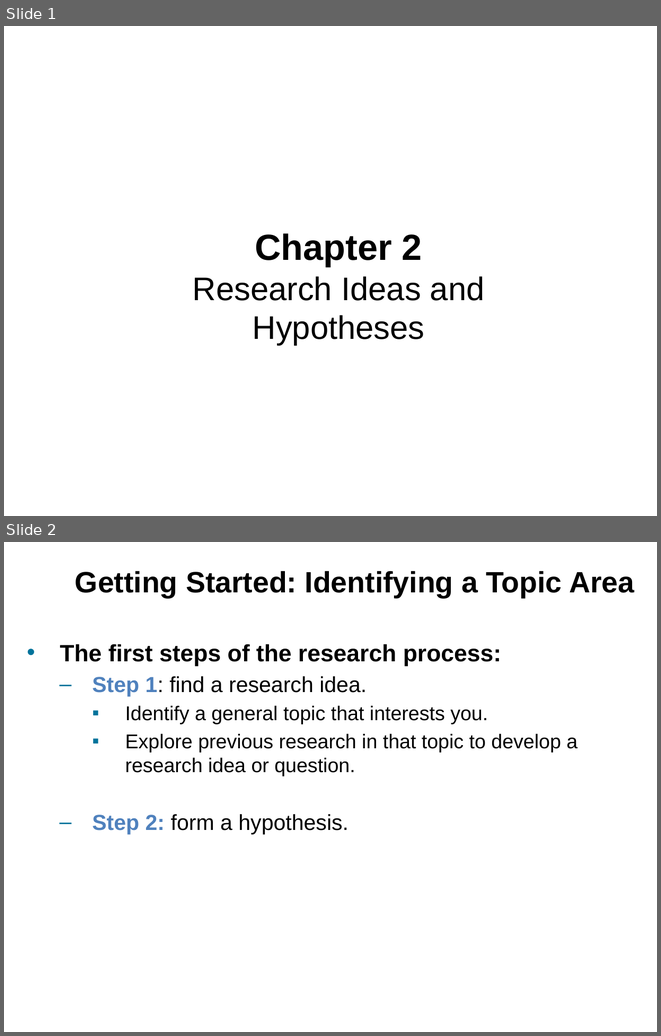
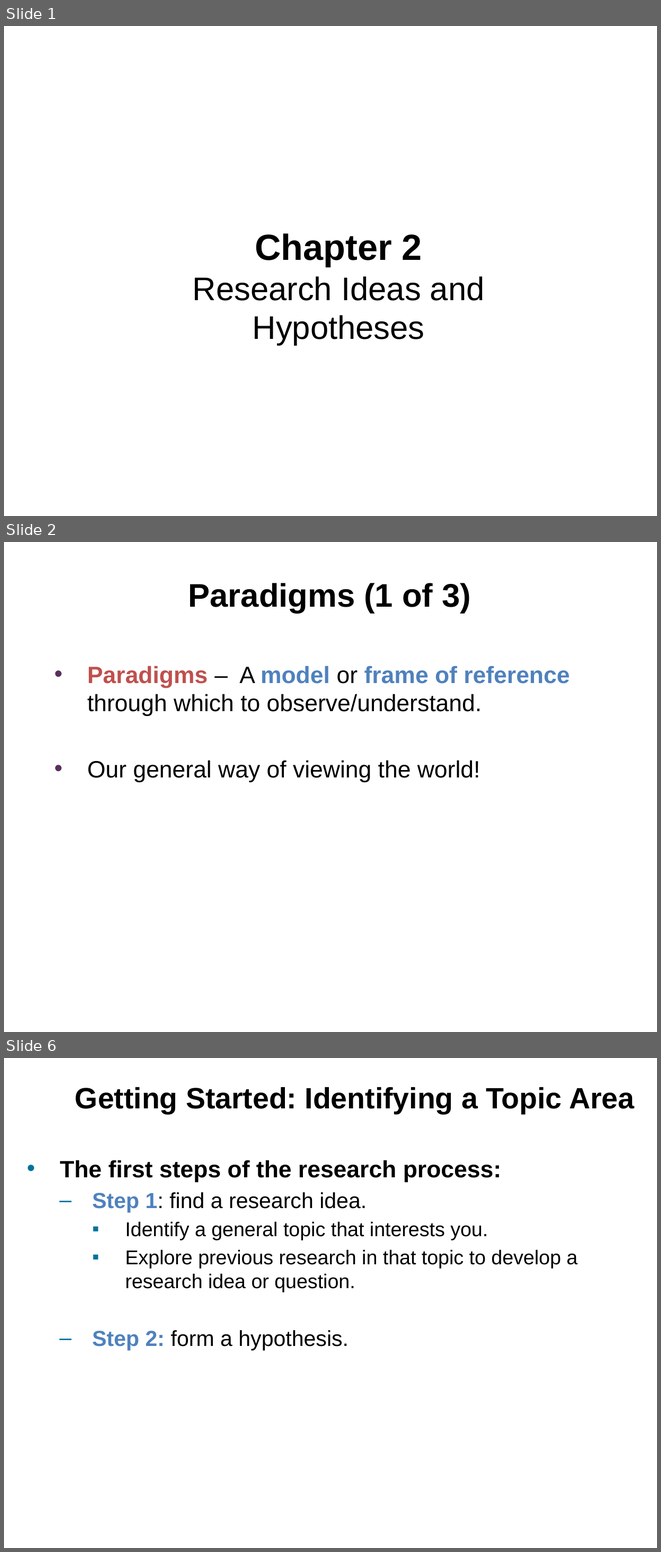
Before and after one commit to npm27/Teaching-Materials, a slide deck: Research Methods/Slides/Chapter 2.pptx. Shown one above the other, each under a label of ours: slides 1 and 2 before the commit, slides 1, 2 and 6 after it; the slides between them are not shown. The pictures are 661x1036 and 661x1552 pixels, drawn with LibreOffice and Linux fonts; fonts in the diff are those of the drawing. Boxes give left, top, right and bottom in pixels: in the first picture for what was removed or moved away, otherwise in the second. Text is boxed around its words. In the diff, an @@ line names an element or a change of style, - is before the commit and + after.

```diff
--- a/Research Methods/Slides/Chapter 2.pptx
+++ b/Research Methods/Slides/Chapter 2.pptx
@@ slide 2 added at [4,542,657,1032], background #FFFFFF @@
@@ title added at [188,583,489,612], 36 pt, text #000000, bold @@
+Paradigms (1 of 3)s
@@ text added at [87,665,570,782], 26 pt, text #000000 @@
+• Paradigms – A model or frame of reference through which to observe/understand.
+• Our general way of viewing the world!
@@ what was slide 2 is now slide 6 @@
```
Also in this commit, not shown: 1 slide changed, 3 other slides added, 5 other files.
